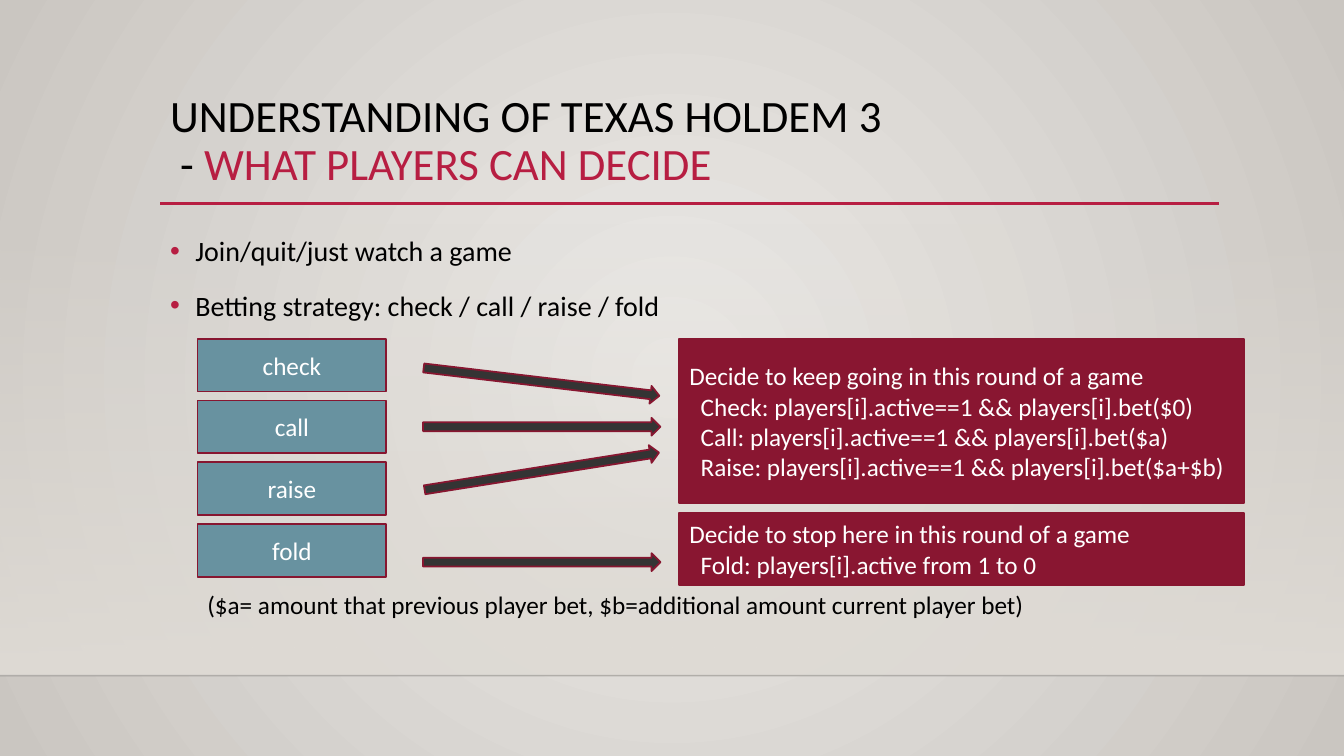
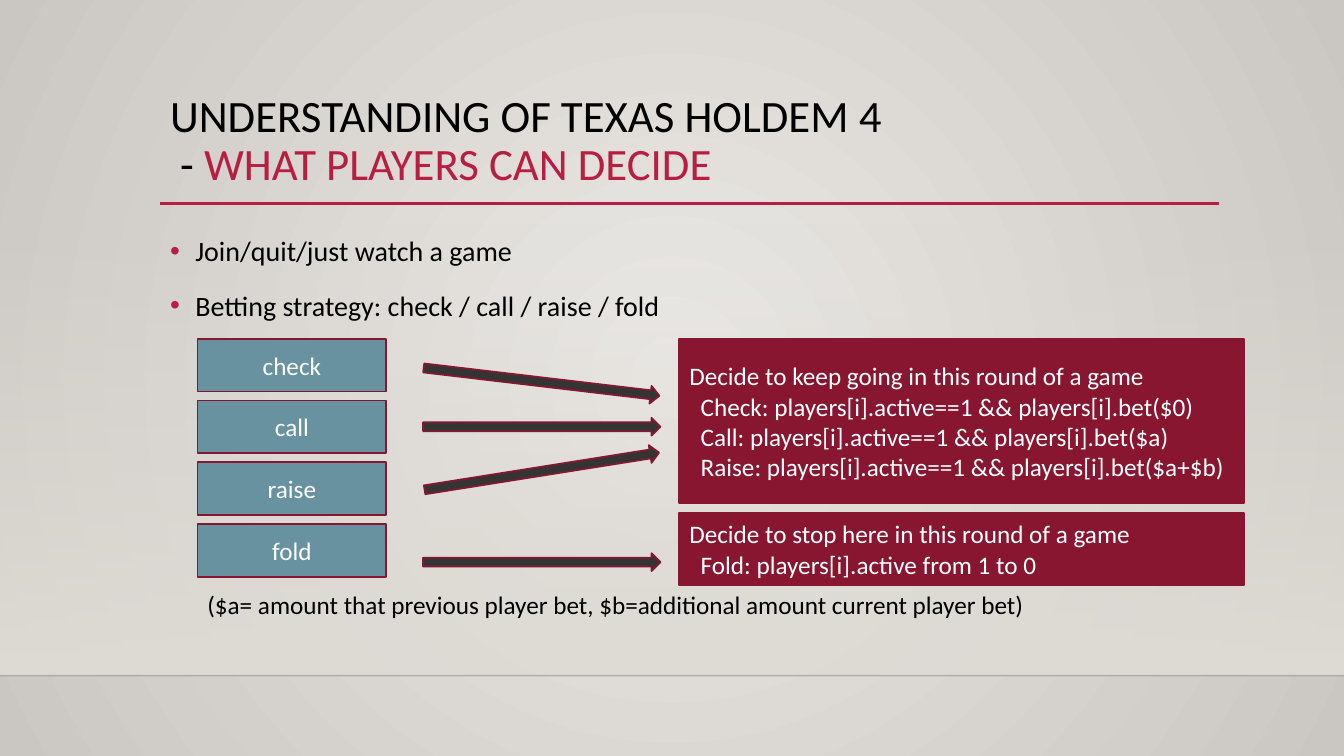
Before and after one commit to bl2746750/LeeByoungmo_CIS_17b_47697, a slide deck: slide 7 of Proj/Texas holdem.pptx (slide 6 before the commit). Drawn at 1344x756 pixels with LibreOffice and Linux fonts; fonts in the diff are those of the drawing; background and template pictures are left out. Boxes give left, top, right and bottom in pixels: in the first picture for what was removed or moved away, otherwise in the second. Text is boxed around its words. In the diff, an @@ line names an element or a change of style, - is before the commit and + after.

```diff
--- a/Proj/Texas holdem.pptx
+++ b/Proj/Texas holdem.pptx
@@ title at [170,103,882,181]: text changed @@
-UNDERSTANDING OF TEXAS HOLDEM 3
-- WHAT PLAYERS CAN DECIDE
+UNDERSTANDING OF TEXAS HOLDEM 4
+- WHAT PLAYERS CAN DECIDE
```
Also in this commit, not shown: 2 other slides changed, 4 slides added, 3 slides removed, 2 other files.
